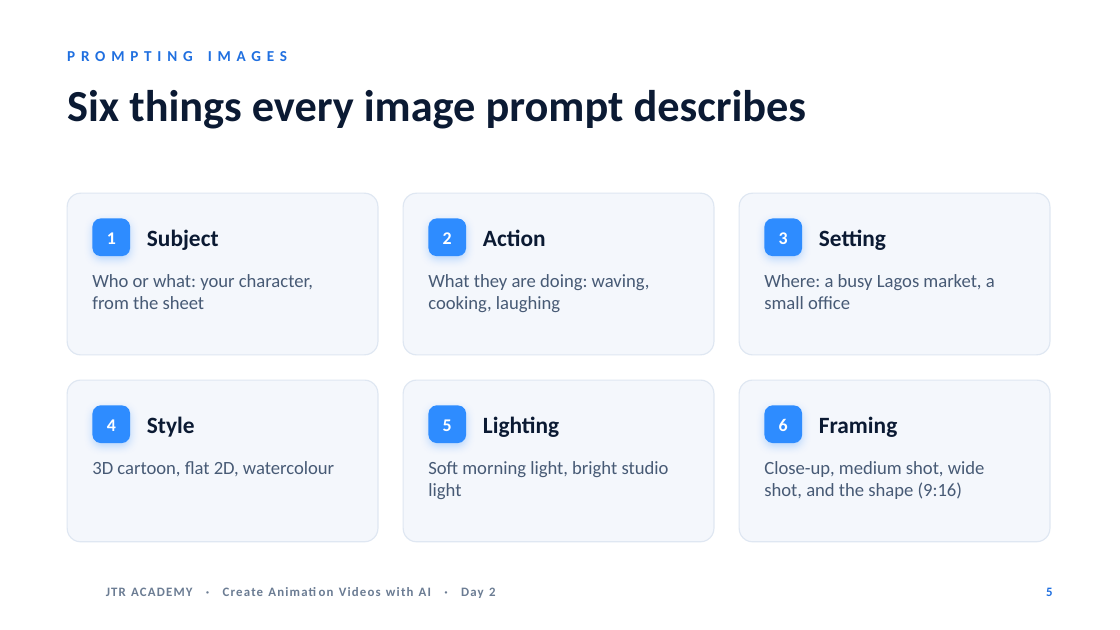
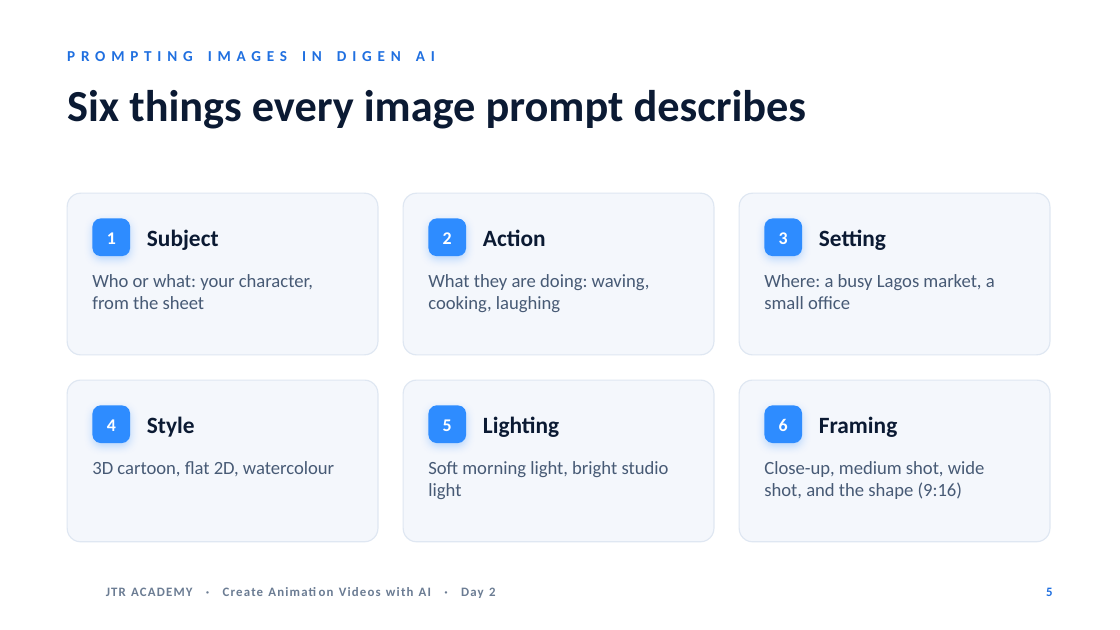
Before and after one commit to JulianaWada/JTR-Project, a slide deck: slide 5 of academy/public/slides/animation-videos-with-ai/day-2.pptx. Drawn at 1120x630 pixels with LibreOffice and Linux fonts; fonts in the diff are those of the drawing; background and template pictures are left out. Boxes give left, top, right and bottom in pixels: in the first picture for what was removed or moved away, otherwise in the second. Text is boxed around its words. In the diff, an @@ line names an element or a change of style, - is before the commit and + after.

```diff
--- a/academy/public/slides/animation-videos-with-ai/day-2.pptx
+++ b/academy/public/slides/animation-videos-with-ai/day-2.pptx
@@ text at bbox=[67, 51, 435, 61]: text changed @@
-PROMPTING IMAGES
+PROMPTING IMAGES IN DIGEN AI
```
Also in this commit, not shown: 1 other slide changed, 16 other files.
